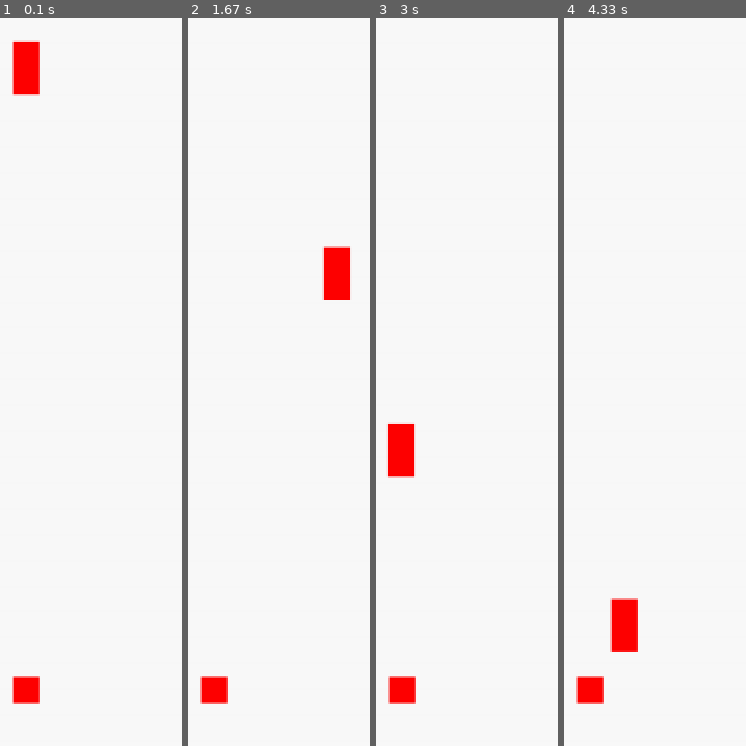
Above: before the commit, frames 1-4 (left to right).
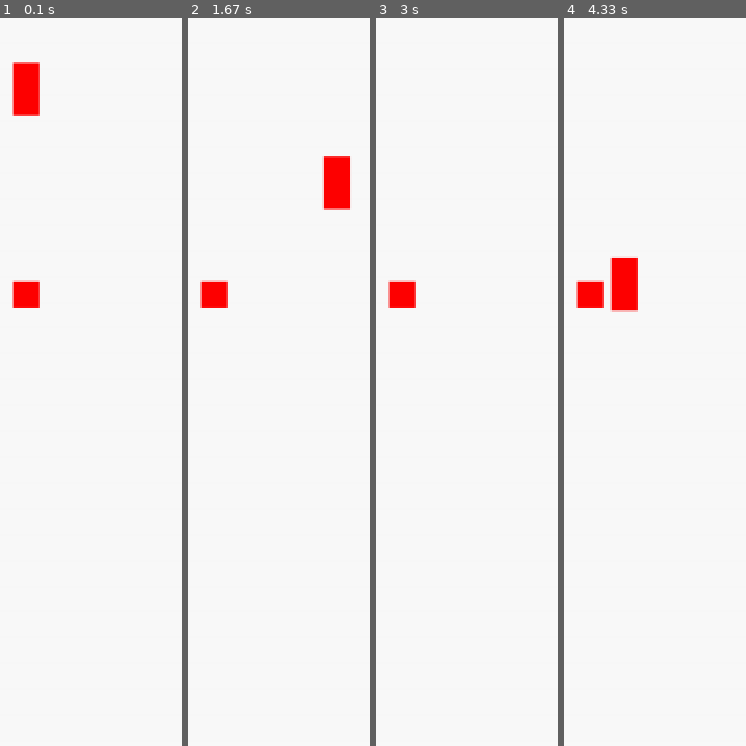
Above: after the commit, the same moments.

Repository: bouleaulama30/platformer_pygame
Game: pygame game, started from platformer_main.py
Same seed, same stepped clock (60 frames per second), same inputs: the game is played once before the commit and once after it.
Inputs:
- Up to frame 1 (0.1 s): no input
- Up to frame 2 (1.67 s): hold Right 0.33-0.8 s; hold Up 0.83-1.13 s; hold Right 1.17-1.63 s
- Up to frame 3 (3 s): hold Left 1.67-2.2 s; hold Left 2.23-2.63 s; hold Up from 2.67 s (still down)
- Up to frame 4 (4.33 s): release Up at 3.03 s; hold Right 3.07-3.7 s; hold Left 3.73-4.2 s; hold Right from 4.23 s (still down)

The runs differ from the first frame. In frame 1, 2.1% of the frame differs, in the area x 6-22%, y 3-95%; in frame 2, 3.5%; in frame 3, 2.3%; in frame 4, 3.5%, in the area x 6-41%, y 32-95%.

Commit message:
ajout jump v1

Diff:
--- a/platformer_main.py
+++ b/platformer_main.py
@@ -30,6 +30,7 @@
 		if pressed_keys[K_LEFT]:
 			self.posx -= facteur*dt
 
+
 	def dessine(self) :
 		pygame.draw.rect(display, (255,0,0), ((self.posx, self.posy), (self.w, self.h)))
 
@@ -43,7 +44,7 @@
 		self.type= type
 		self.isTriangle = triangle
 		self.orientation = orientation #le point cardinal definit le coin qui existe
-		self.image= pygame.draw.rect(display, (0,255,0), ((posx, posy), (self.w, self.h)))
+		self.image= pygame.draw.rect(display, (255,0,0), ((posx, posy), (self.w, self.h)))
 
 
 	def dessine(self) :
@@ -56,11 +57,13 @@
 last_time = pygame.time.get_ticks() # Pour le comptage du temps (get_ticks() renvoie le temps actuel en millisecondes)
 
 
-player= Player(10,10,100) #initialisation du joueur
-block_test= Block(10,500,100,100,'n') #initialisation block test
+player= Player(10,10,300) #initialisation du joueur
+block_test= Block(10,200,'n',False,'SE') #initialisation block test
 
 
-
+jump_count=0 #initialisation compteur de frame pour faire condition sur le jump
+vel=800 #vitesse pour le jump arbitraire
+contact=False #nécessaire pour jump (pour l'instant)
 
 # Boucle de rendu
 end = False
@@ -83,18 +86,40 @@
 
 
 
-	# Ici se fera le calcul de la physique du jeu
-	#condition de contact test
+    #condition de contact test
 	if player.posy +player.w  >= block_test.posy and player.posx<=block_test.posx+100:
 		player.dy=0
-	else: player.dy= 100
+		contact= True
+	else:
+		player.dy= 300
+		contact=False
 
-	player.posy+= player.dy*dt #gravité
+
+
+	if pressed_keys[K_UP] :
+		player.posy-=vel*dt
+		jump_count+=1
+		if jump_count>50: #condition sinon le jump est infini
+			vel= -player.dy #on remet la gravité
+
+	else:
+		if contact:
+			#on reset jump_count et vel pour pouvoir re jumper
+			jump_count=0
+			vel=800
+		player.posy+= player.dy*dt #gravité
+
+
+
+
+	# Ici se fera le calcul de la physique du jeu
+
+
+
 
 
 
 	# Ici se fera le dessin de la scène
-	block_test= Block(10,500,100,100,'n') #maj block
 	block_test.dessine()
 	player.dessine()
 	#display.blit(player.image, (player.posx, player.posy))
